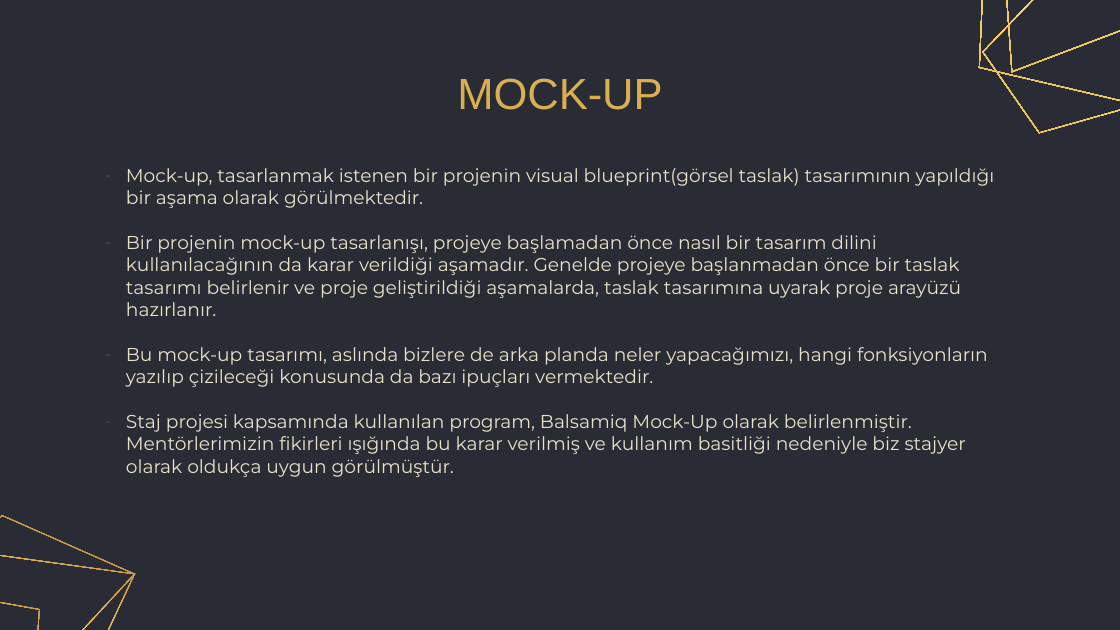
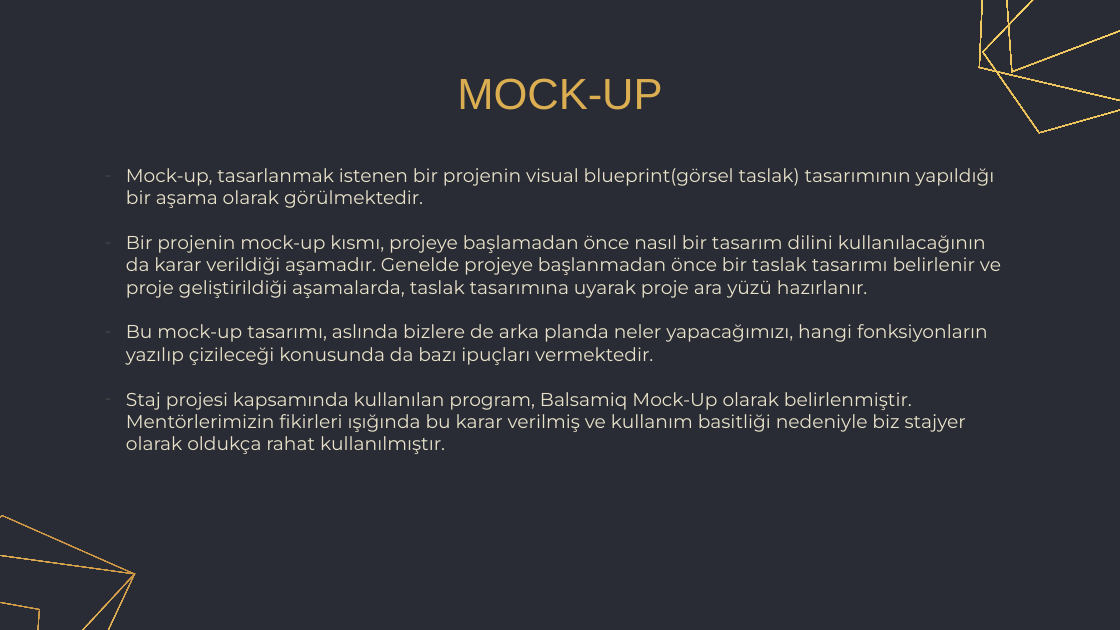
Before and after one commit to cmlblbn/Emlak_Yorumlari.com, a slide deck: slide 31 of Project_presentation/Project_presentation.pptx. Drawn at 1120x630 pixels with LibreOffice and Linux fonts; fonts in the diff are those of the drawing. Boxes give left, top, right and bottom in pixels: in the first picture for what was removed or moved away, otherwise in the second. Text is boxed around its words. In the diff, an @@ line names an element or a change of style, - is before the commit and + after.

```diff
--- a/Project_presentation/Project_presentation.pptx
+++ b/Project_presentation/Project_presentation.pptx
@@ subtitle at (126, 235, 1001, 298): text changed @@
-– Bir projenin mock-up tasarlanışı, projeye başlamadan önce nasıl bir tasarım dilini kullanılacağının da karar verildiği aşamadır. Genelde projeye başlanmadan önce bir taslak tasarımı belirlenir ve proje geliştirildiği aşamalarda, taslak tasarımına uyarak proje arayüzü hazırlanır.
+– Bir projenin mock-up kısmı, projeye başlamadan önce nasıl bir tasarım dilini kullanılacağının da karar verildiği aşamadır. Genelde projeye başlanmadan önce bir taslak tasarımı belirlenir ve proje geliştirildiği aşamalarda, taslak tasarımına uyarak proje ara yüzü hazırlanır.
@@ subtitle at (126, 392, 966, 454): text changed @@
-– Staj projesi kapsamında kullanılan program, Balsamiq Mock-Up olarak belirlenmiştir. Mentörlerimizin fikirleri ışığında bu karar verilmiş ve kullanım basitliği nedeniyle biz stajyer olarak oldukça uygun görülmüştür.
+– Staj projesi kapsamında kullanılan program, Balsamiq Mock-Up olarak belirlenmiştir. Mentörlerimizin fikirleri ışığında bu karar verilmiş ve kullanım basitliği nedeniyle biz stajyer olarak oldukça rahat kullanılmıştır.
```
Also in this commit, not shown: 11 other slides changed.
